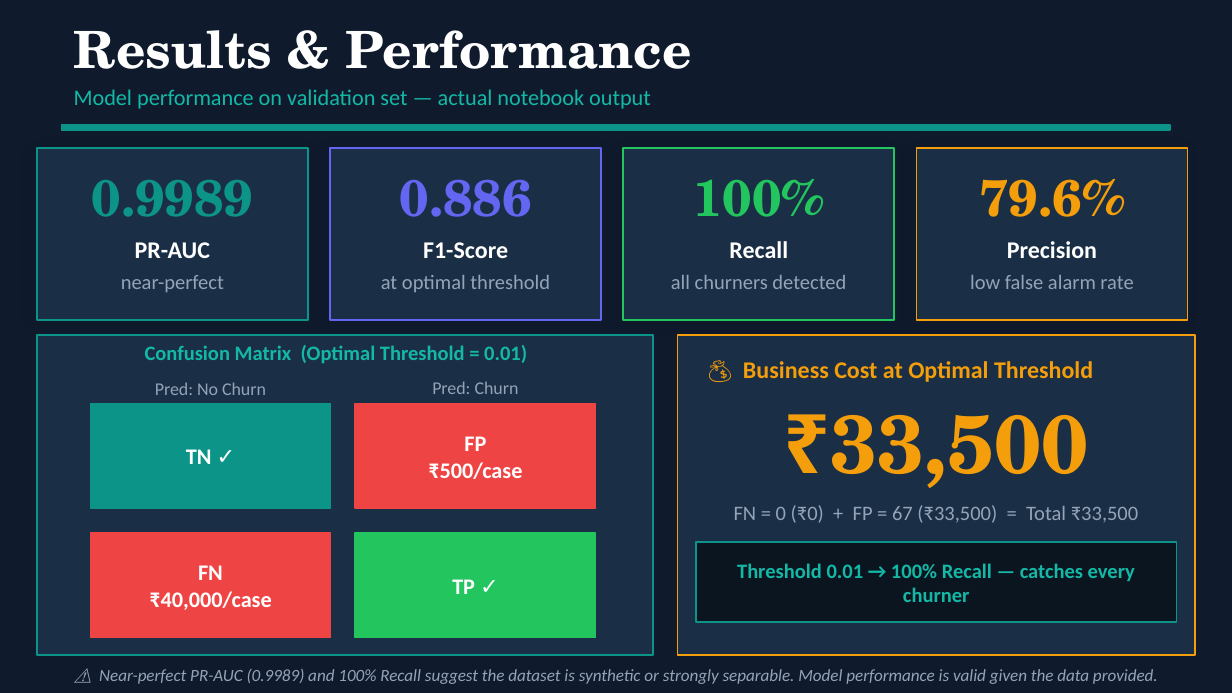
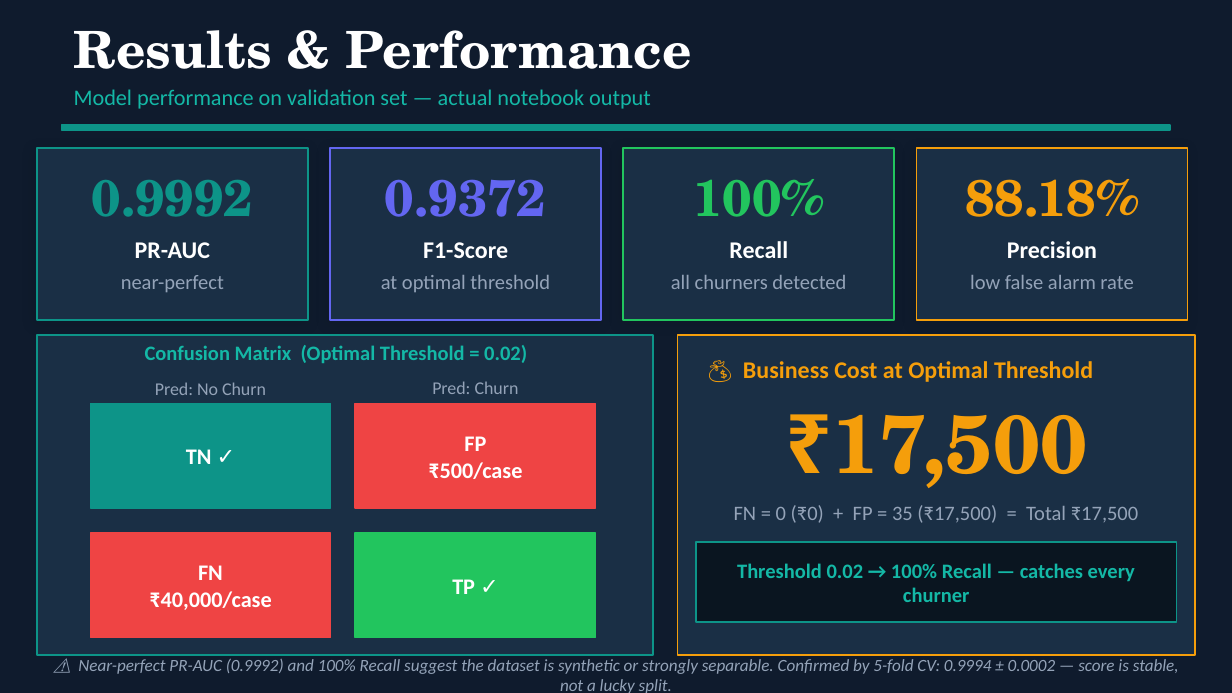
Before and after one commit to Atasii/churnzero26-banking-churn, a slide deck: slide 9 of ChurnZero_atasikolexi05_presentation.pptx. Drawn at 1232x693 pixels with LibreOffice and Linux fonts; fonts in the diff are those of the drawing. Boxes give left, top, right and bottom in pixels: in the first picture for what was removed or moved away, otherwise in the second. Text is boxed around its words. In the diff, an @@ line names an element or a change of style, - is before the commit and + after.

```diff
--- a/ChurnZero_atasikolexi05_presentation.pptx
+++ b/ChurnZero_atasikolexi05_presentation.pptx
@@ text at (x1=385, y1=179, x2=547, y2=217): text changed @@
-0.886
+0.9372
@@ text at (x1=965, y1=179, x2=1138, y2=217): text changed @@
-79.6%
+88.18%
@@ text at (x1=92, y1=180, x2=254, y2=217): text changed @@
-0.9989
+0.9992
@@ text at (x1=145, y1=345, x2=527, y2=363): text changed @@
-Confusion Matrix (Optimal Threshold = 0.01)
+Confusion Matrix (Optimal Threshold = 0.02)
@@ text at (x1=832, y1=415, x2=1087, y2=488): text changed @@
-₹33,500
+₹17,500
@@ text at (x1=734, y1=505, x2=1138, y2=523): text changed @@
-FN = 0 (₹0) + FP = 67 (₹33,500) = Total ₹33,500
+FN = 0 (₹0) + FP = 35 (₹17,500) = Total ₹17,500
@@ text at (x1=737, y1=563, x2=1135, y2=602): text changed @@
-Threshold 0.01 → 100% Recall — catches every churner
+Threshold 0.02 → 100% Recall — catches every churner
@@ text at (x1=78, y1=659, x2=1179, y2=693): text changed @@
-⚠️ Near-perfect PR-AUC (0.9989) and 100% Recall suggest the dataset is synthetic or strongly separable. Model performance is valid given the data provided.
+⚠️ Near-perfect PR-AUC (0.9992) and 100% Recall suggest the dataset is synthetic or strongly separable. Confirmed by 5-fold CV: 0.9994 ± 0.0002 — score is stable, not a lucky split.
```
Also in this commit, not shown: 5 other slides changed, 5 other files.
